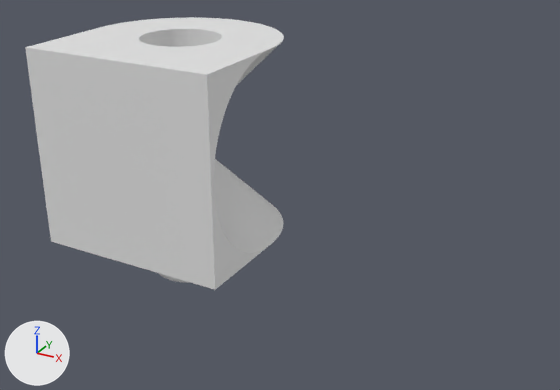
What one commit did to the Blender file fromcones.blend.
Rendered twice from a 50 mm camera at (11.17, -15.31, 6.56) aimed at (3.02, -0.5, -0.84). Arrows for +X, +Y and +Z are at lower left; the lights stay in place.
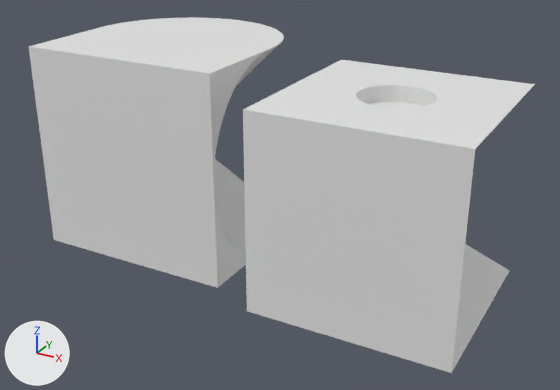
Changed parts and their boxes [x1, y1, x2, y2] in the pictures (560 x 390 px):
'pyramids', added
    after: [243, 60, 535, 373]
'Plane.001', reshaped
    before: [25, 17, 284, 290]
    after: [29, 17, 284, 288]
part 1 of me_plane_002, deleted
    before: [25, 17, 284, 290]

What changed in the scene script:
```text
Change me_plane_002:
    used by ob_plane_001; location = (0.0, 0.0, 0.0)
    remove me_plane_002.from_pydata(...)  # 779 vertices, 529 faces; spans x -2.5..2.5, y -2.6..2.5, z -3.75..2.5
    add me_plane_002.from_pydata(...)  # 261 vertices, 263 faces; spans x -2.5..2.5, y -2.5..2.5, z -2.5..2.5
    me_plane_002 part 1: 518 vertices removed from x -2.5..2.5, y -2.6..1.0, z -3.75..2.5
Add me_pyramids:
    me_pyramids.from_pydata(...)  # 521 vertices, 1038 faces; spans x -0.025..0.025, y -0.025..0.025, z -0.025..0.025
Add ob_pyramids:
    ob_pyramids = bpy.data.objects.new('pyramids', me_pyramids)
    ob_pyramids.location = (6.05, -1.24, 0.0)
    ob_pyramids.scale = (88.0, 88.0, 88.0)
```
